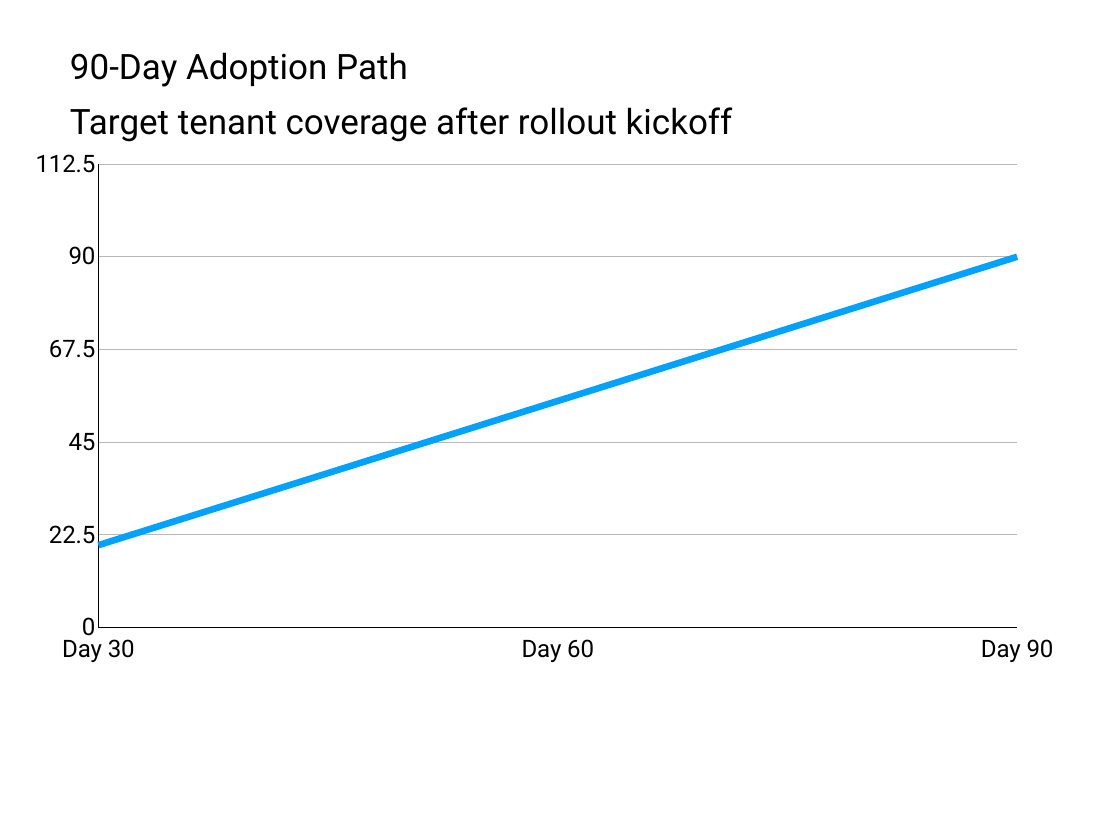
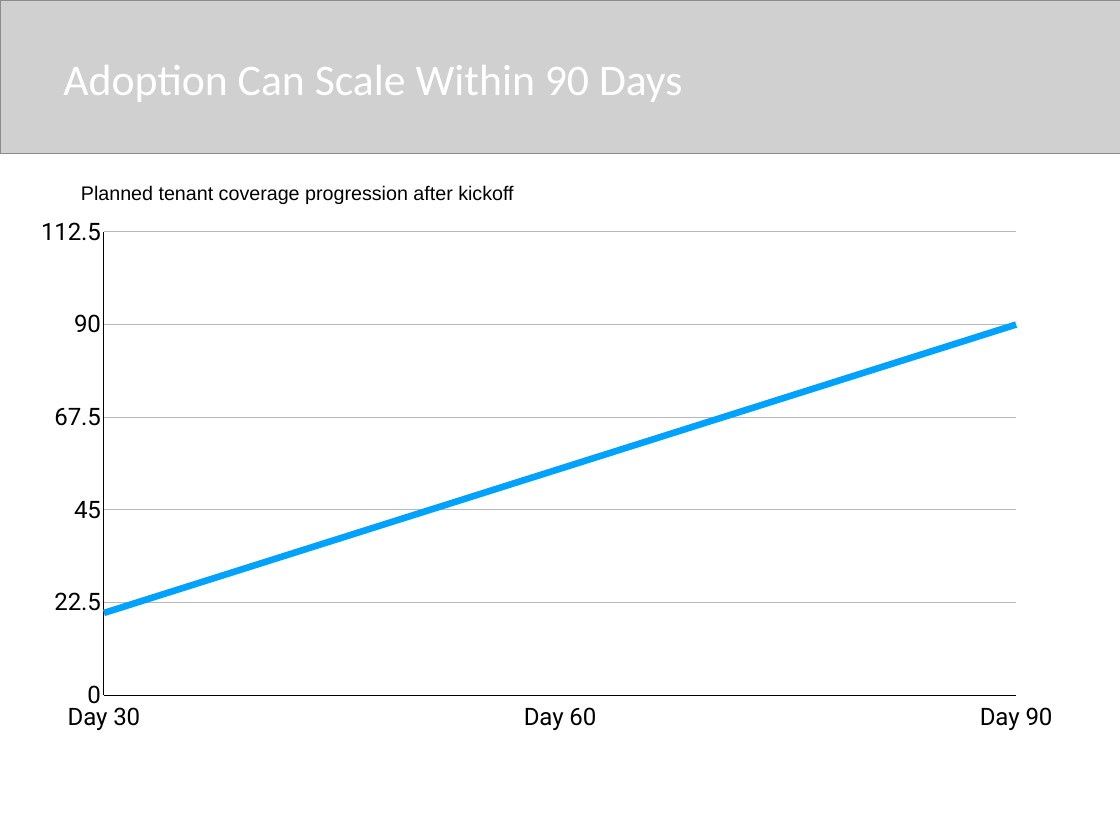
Before and after one commit to cpowe-ADT/ADinsights, a slide deck: slide 10 of docs/project/adinsights-stakeholder-deck.pptx (slide 8 before the commit). Drawn at 1120x840 pixels with LibreOffice and Linux fonts; fonts in the diff are those of the drawing; grey boxes stand for pictures. Boxes give left, top, right and bottom in pixels: in the first picture for what was removed or moved away, otherwise in the second. Text is boxed around its words. In the diff, an @@ line names an element or a change of style, - is before the commit and + after.

```diff
--- a/docs/project/adinsights-stakeholder-deck.pptx
+++ b/docs/project/adinsights-stakeholder-deck.pptx
@@ picture added at [0, 0, 1120, 153] @@
@@ text removed at [70, 52, 408, 87] @@
-90-Day Adoption Path
@@ text added at [63, 65, 682, 102], 40 pt, text #FFFFFF @@
+Adoption Can Scale Within 90 Days
@@ line chart at [36, 203, 1055, 744] @@
@@ plot area changed @@
@@ line chart: place and size @@
-line chart at [31, 135, 1055, 676]
+line chart at [36, 203, 1055, 744]
@@ text at [81, 185, 513, 204]: text changed; size 32 to 18 pt; font Roboto to Arial @@
-Target tenant coverage after rollout kickoff
+Planned tenant coverage progression after kickoff
```
Also in this commit, not shown: 4 other slides changed, 7 slides added, 7 slides removed, 46 other files.
